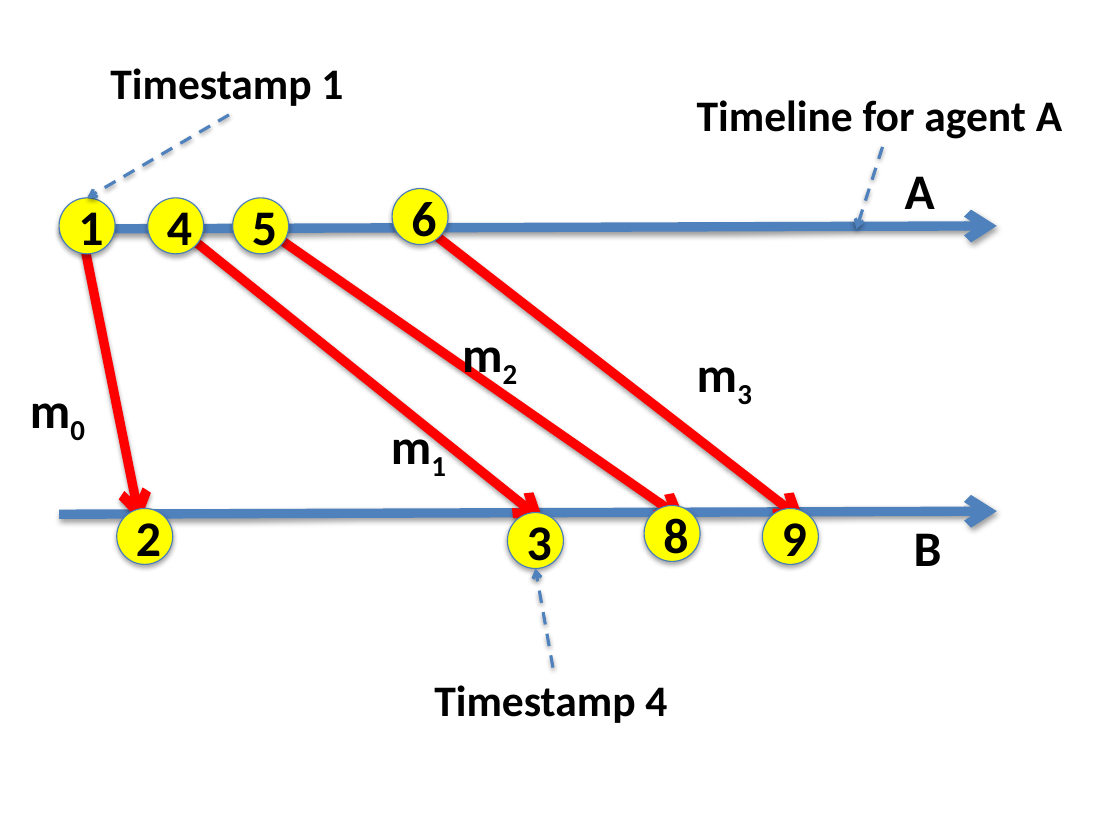
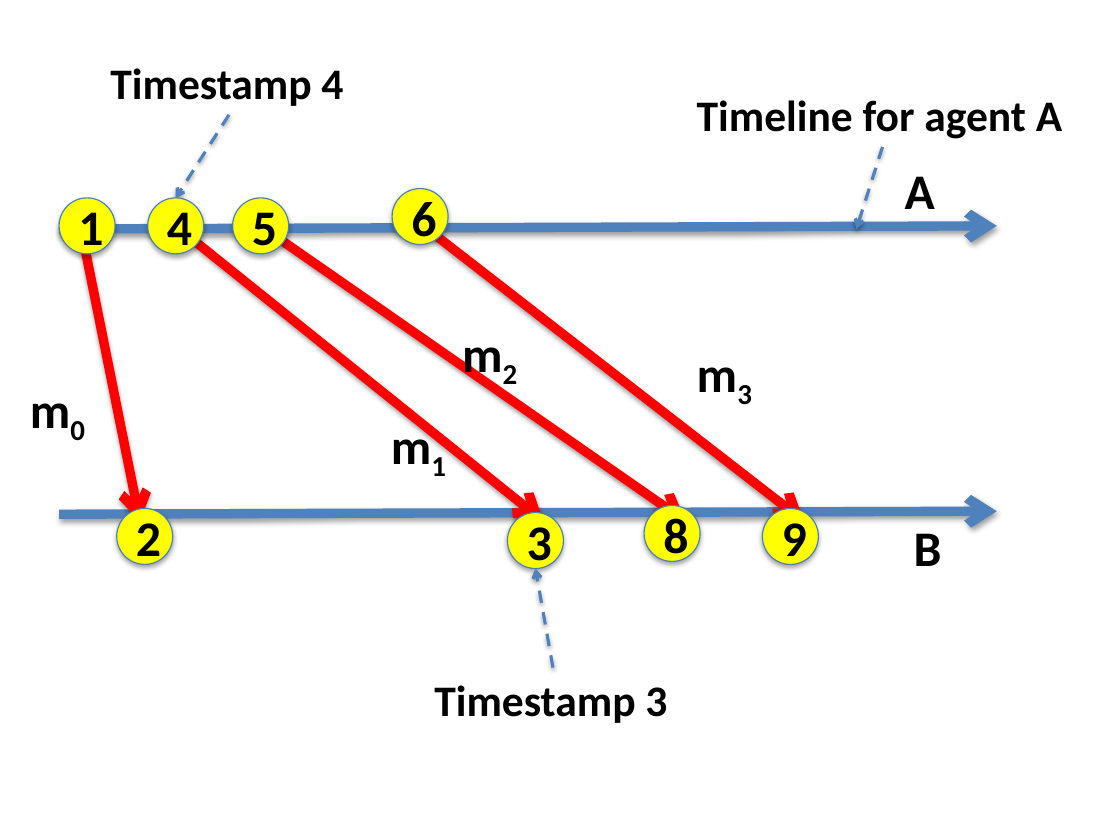
Before and after one commit to kmchandy/kmchandy.github.io, a slide deck: slide 4 of Channels/ChannelsSelfTest.pptx. Drawn at 1120x840 pixels with LibreOffice and Linux fonts; fonts in the diff are those of the drawing. Boxes give left, top, right and bottom in pixels: in the first picture for what was removed or moved away, otherwise in the second. Text is boxed around its words. In the diff, an @@ line names an element or a change of style, - is before the commit and + after.

```diff
--- a/Channels/ChannelsSelfTest.pptx
+++ b/Channels/ChannelsSelfTest.pptx
@@ text at (110, 68, 343, 106): text changed @@
-Timestamp 1
+Timestamp 4
@@ arrow moved from (228, 115) - (87, 198) to (228, 115) - (176, 198) @@
@@ text at (434, 685, 667, 723): text changed @@
-Timestamp 4
+Timestamp 3
```
Also in this commit, not shown: 1 other slide changed, 2 other files.
